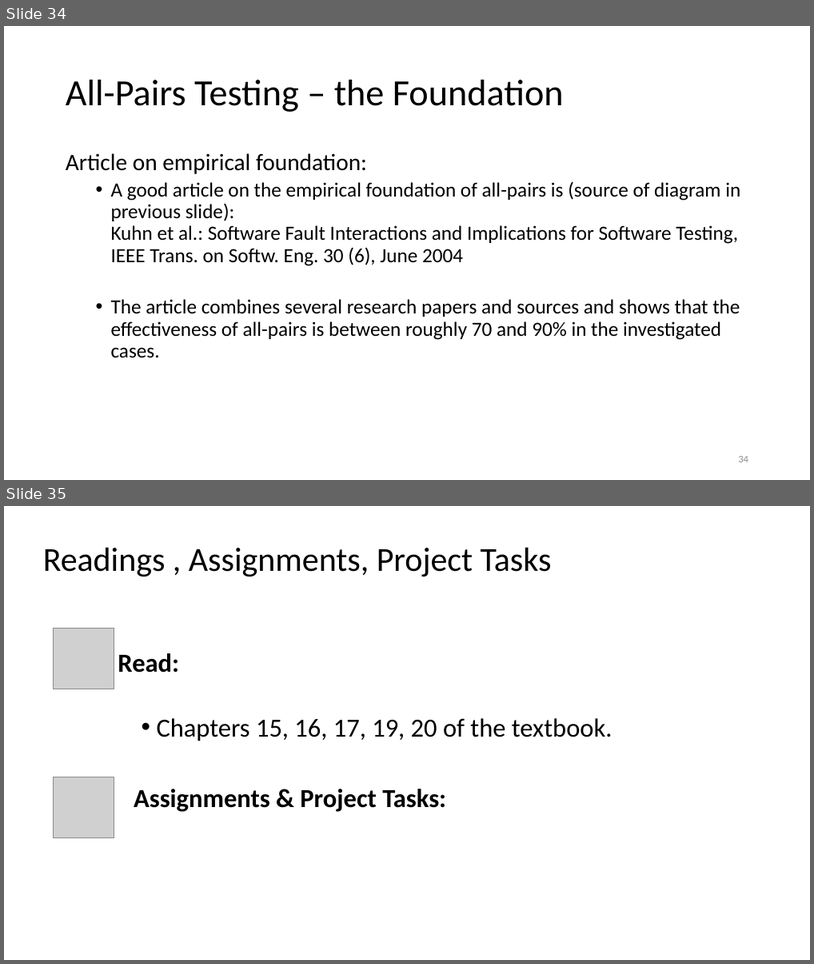
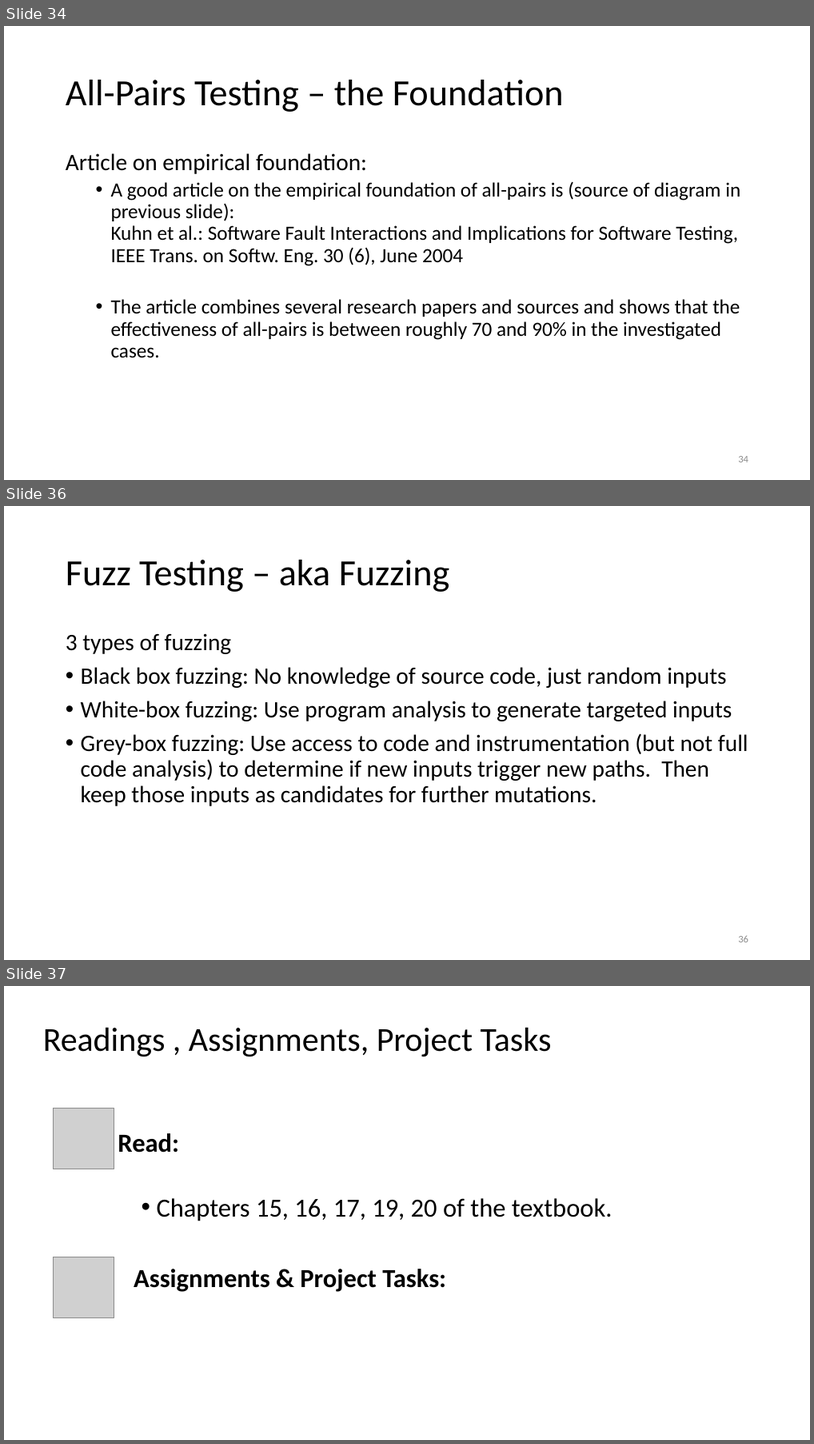
Before and after one commit to kthanasi-git/SW_Engineering, a slide deck: SOFTWARE ENGINEERING/SLIDES/15-Black Box Testing.pptx. Shown one above the other, each under a label of ours: slides 34 and 35 before the commit, slides 34, 36 and 37 after it; the slides between them are not shown. The pictures are 814x964 and 814x1444 pixels, drawn with LibreOffice and Linux fonts; fonts in the diff are those of the drawing; grey boxes stand for pictures. Boxes give left, top, right and bottom in pixels: in the first picture for what was removed or moved away, otherwise in the second. Text is boxed around its words. In the diff, an @@ line names an element or a change of style, - is before the commit and + after.

Commit message:
Adding some more things about testing

```diff
--- a/SOFTWARE ENGINEERING/SLIDES/15-Black Box Testing.pptx
+++ b/SOFTWARE ENGINEERING/SLIDES/15-Black Box Testing.pptx
@@ slide 36 added at (4, 506, 810, 960), background #FFFFFF @@
@@ title added at (66, 560, 450, 592), 44 pt, text #000000 @@
+Fuzz Testing – aka Fuzzing
@@ text added at (66, 633, 749, 806), 28 pt, text #000000 @@
+3 types of fuzzing
+• Black box fuzzing: No knowledge of source code, just random inputs
+• White-box fuzzing: Use program analysis to generate targeted inputs
+• Grey-box fuzzing: Use access to code and instrumentation (but not full code analysis) to determine if new inputs trigger new paths. Then keep those inputs as candidates for further mutations.
@@ page number added at (738, 935, 749, 942), 12 pt, text #8C8C8C @@
+36
@@ what was slide 35 is now slide 37 @@
```
Also in this commit, not shown: 2 slides changed, 1 other slide added, 3 other files.
